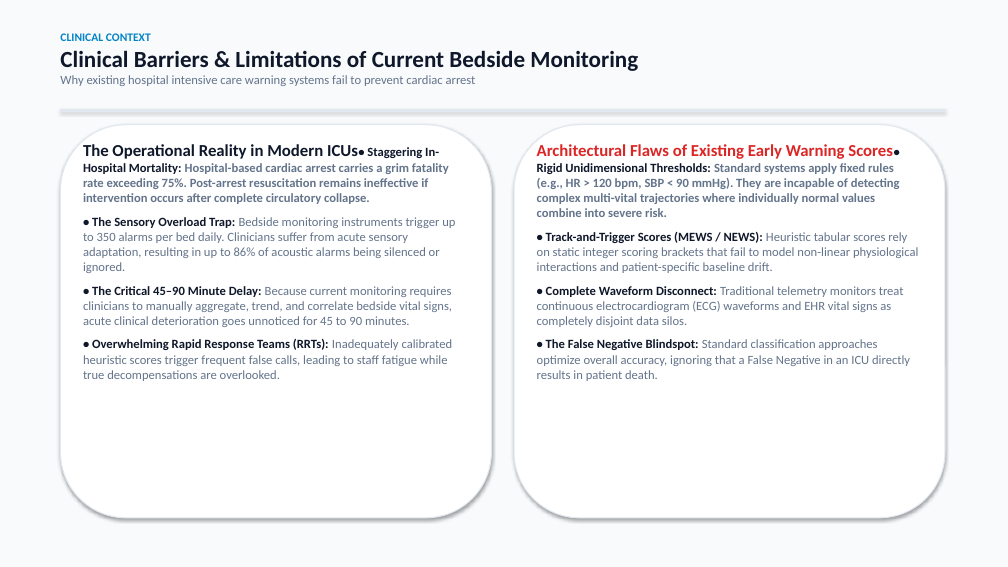
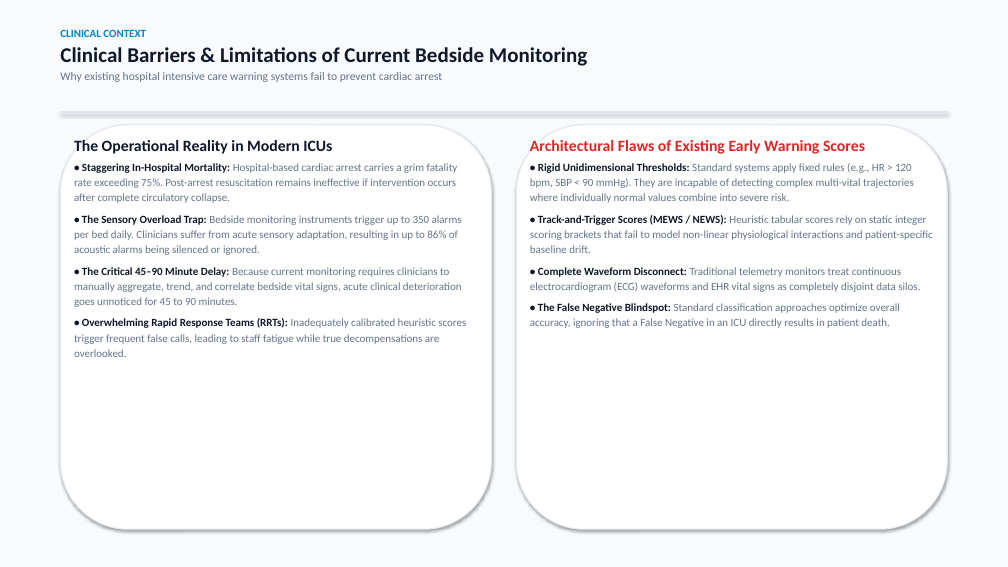
Before and after one commit to sajeevnetworksolutions-lgtm/Early-Detection-Cardiac-Arrest-ML, a slide deck: slide 3 of presentation/Early_Detection_of_Cardiac_Arrest_ML_Presentation.pptx. Drawn at 1008x567 pixels with LibreOffice and Linux fonts; fonts in the diff are those of the drawing. Boxes give left, top, right and bottom in pixels: in the first picture for what was removed or moved away, otherwise in the second. Text is boxed around its words. In the diff, an @@ line names an element or a change of style, - is before the commit and + after.

Commit message:
Fix text wrapping, bullet indentation, and card overlapping across all presentation slides

```diff
--- a/presentation/Early_Detection_of_Cardiac_Arrest_ML_Presentation.pptx
+++ b/presentation/Early_Detection_of_Cardiac_Arrest_ML_Presentation.pptx
@@ text "CLINICAL CONTEXT" at (60,29,587,82): size 11 to 10.5 pt in "CLINICAL CONTEXT"; size 22 to 20 pt in "Clinical Barriers & Limitations of Current Bedside ..."; size 12 to 11 pt in "Why existing hospital intensive care warning systems ..."; more space between paragraphs @@
@@ rounded rectangle: place and size @@
-rounded rectangle at (60,125,492,518)
+rounded rectangle at (60,125,492,529)
@@ text at (74,140,458,203): text changed; size 12 to 10.5 pt; bold off @@
-The Operational Reality in Modern ICUs• Staggering In-Hospital Mortality: Hospital-based cardiac arrest carries a grim fatality rate exceeding 75%. Post-arrest resuscitation remains ineffective if intervention occurs after complete circulatory collapse.
+The Operational Reality in Modern ICUs
+• Staggering In-Hospital Mortality: Hospital-based cardiac arrest carries a grim fatality rate exceeding 75%. Post-arrest resuscitation remains ineffective if intervention occurs after complete circulatory collapse.
@@ rounded rectangle: place and size @@
-rounded rectangle at (514,125,945,518)
+rounded rectangle at (516,125,948,529)
@@ text at (530,140,914,203): text changed; size 12 to 10.5 pt; bold off @@
-Architectural Flaws of Existing Early Warning Scores• Rigid Unidimensional Thresholds: Standard systems apply fixed rules (e.g., HR > 120 bpm, SBP < 90 mmHg). They are incapable of detecting complex multi-vital trajectories where individually normal values combine into severe risk.
+Architectural Flaws of Existing Early Warning Scores
+• Rigid Unidimensional Thresholds: Standard systems apply fixed rules (e.g., HR > 120 bpm, SBP < 90 mmHg). They are incapable of detecting complex multi-vital trajectories where individually normal values combine into severe risk.
@@ text at (74,215,466,357): size 12 to 10.5 pt in "• The Sensory Overload Trap: Bedside monitoring ...", "• The Critical 45–90 Minute Delay: Because ...", "• Overwhelming Rapid Response Teams (RRTs): Inadequately ..."; line spacing 1 to 1.15; less space between paragraphs @@
@@ text at (530,215,933,328): size 12 to 10.5 pt in "• Track-and-Trigger Scores (MEWS / NEWS): Heuristic ...", "• Complete Waveform Disconnect: Traditional telemetry monito ...", "• The False Negative Blindspot: Standard classification ..."; line spacing 1 to 1.15; less space between paragraphs @@
```
Also in this commit, not shown: 26 other slides changed, 1 other file.
